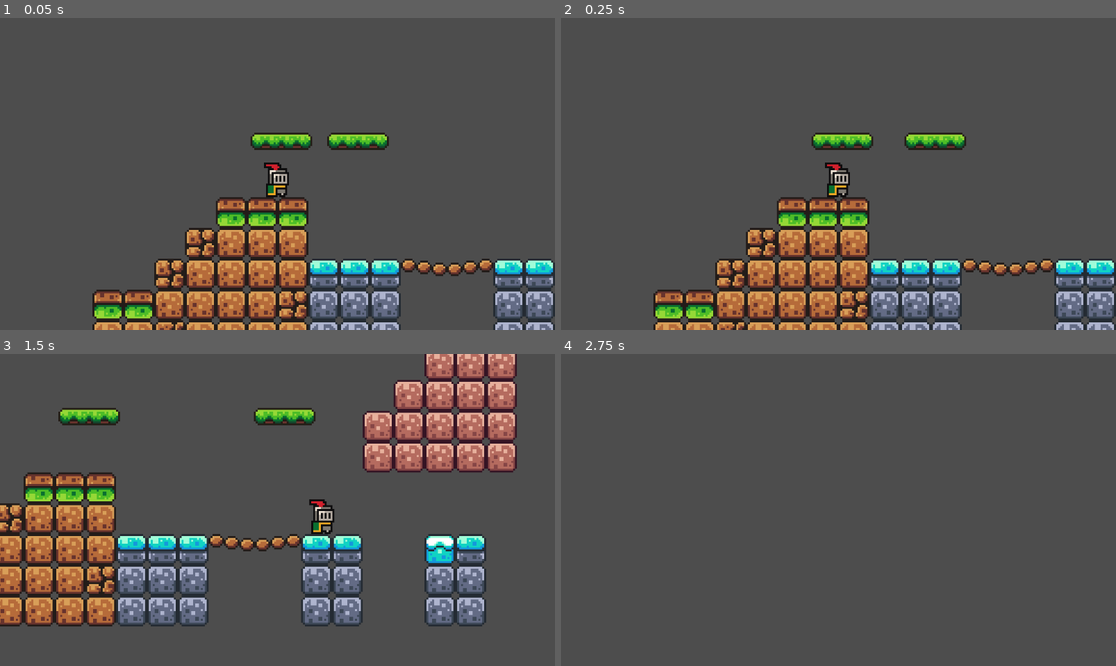
Above: before the commit, frames 1-4 (two rows, left to right).
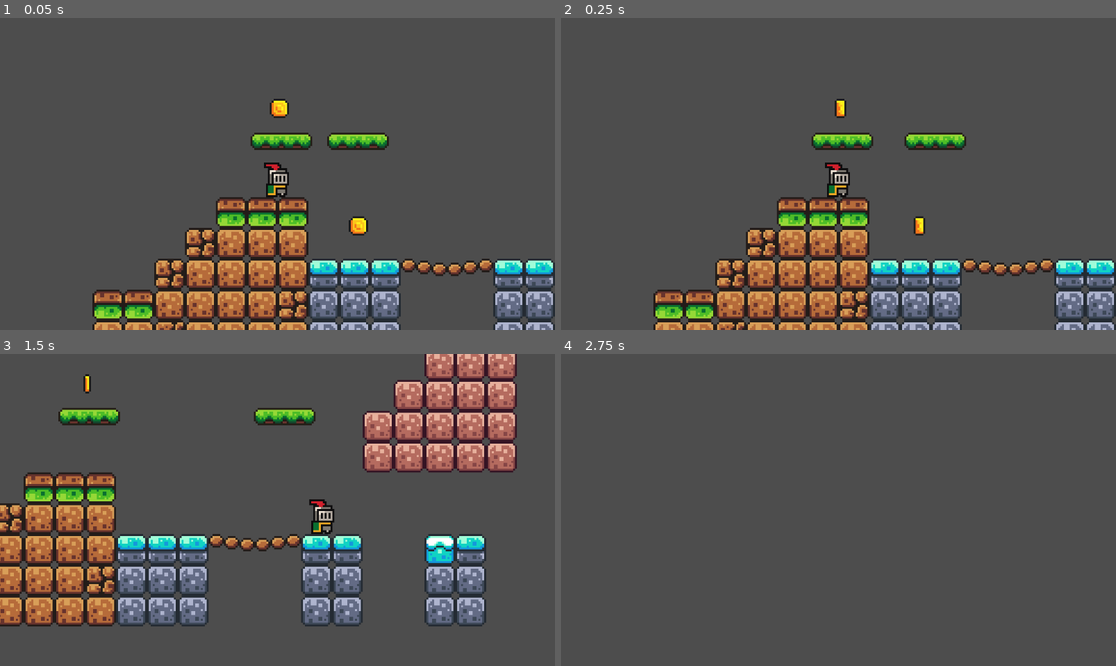
Above: after the commit, the same moments.

Repository: qiekn-games/godot-kickstart
Game: Godot game, scene res://sceens/game.tscn
Same seed, same stepped clock (60 frames per second), same inputs: the game is played once before the commit and once after it.
Inputs:
- Up to frame 1 (0.05 s): no input
- Up to frame 2 (0.25 s): no input
- Up to frame 3 (1.5 s): hold D (move_right) from 0.53 s (still down); tap Space (jump) at 0.77 s
- Up to frame 4 (2.75 s): tap Space (jump) at 1.52 s; release D (move_right) at 2.03 s; hold A (move_left) from 2.03 s (still down)

The runs differ from the first frame. In frame 1, 0.4% of the frame differs, in the area x 48-67%, y 25-70%; in frame 2, 0.2%; in frame 3, less than 0.1%; in frame 4, nothing differs.

Commit message:
ep4: pickup coins

Diff:
--- /dev/null
+++ b/sceens/coin.gd
@@ -0,0 +1,6 @@
+extends Area2D
+
+
+func _on_body_entered(body: Node2D) -> void:
+	print("you got a coin.")
+	queue_free()
--- /dev/null
+++ b/sceens/coin.tscn
@@ -0,0 +1,114 @@
+[gd_scene format=3 uid="uid://ju78xs41jy5n"]
+
+[ext_resource type="Texture2D" uid="uid://ckfjr3ilx6d5i" path="res://assets/sprites/coin.png" id="1_cl1i3"]
+[ext_resource type="Script" uid="uid://bfe2d3hdfipv3" path="res://sceens/coin.gd" id="1_dwhy4"]
+
+[sub_resource type="AtlasTexture" id="AtlasTexture_dwhy4"]
+atlas = ExtResource("1_cl1i3")
+region = Rect2(0, 0, 16, 16)
+
+[sub_resource type="AtlasTexture" id="AtlasTexture_7gqt8"]
+atlas = ExtResource("1_cl1i3")
+region = Rect2(16, 0, 16, 16)
+
+[sub_resource type="AtlasTexture" id="AtlasTexture_ew2wx"]
+atlas = ExtResource("1_cl1i3")
+region = Rect2(32, 0, 16, 16)
+
+[sub_resource type="AtlasTexture" id="AtlasTexture_uw8b2"]
+atlas = ExtResource("1_cl1i3")
+region = Rect2(48, 0, 16, 16)
+
+[sub_resource type="AtlasTexture" id="AtlasTexture_qb106"]
+atlas = ExtResource("1_cl1i3")
+region = Rect2(64, 0, 16, 16)
+
+[sub_resource type="AtlasTexture" id="AtlasTexture_vqq0t"]
+atlas = ExtResource("1_cl1i3")
+region = Rect2(80, 0, 16, 16)
+
+[sub_resource type="AtlasTexture" id="AtlasTexture_uh72k"]
+atlas = ExtResource("1_cl1i3")
+region = Rect2(96, 0, 16, 16)
+
+[sub_resource type="AtlasTexture" id="AtlasTexture_8iet1"]
+atlas = ExtResource("1_cl1i3")
+region = Rect2(112, 0, 16, 16)
+
+[sub_resource type="AtlasTexture" id="AtlasTexture_tk2ub"]
+atlas = ExtResource("1_cl1i3")
+region = Rect2(128, 0, 16, 16)
+
+[sub_resource type="AtlasTexture" id="AtlasTexture_dd5pw"]
+atlas = ExtResource("1_cl1i3")
+region = Rect2(144, 0, 16, 16)
+
+[sub_resource type="AtlasTexture" id="AtlasTexture_eipgr"]
+atlas = ExtResource("1_cl1i3")
+region = Rect2(160, 0, 16, 16)
+
+[sub_resource type="AtlasTexture" id="AtlasTexture_c63gt"]
+atlas = ExtResource("1_cl1i3")
+region = Rect2(176, 0, 16, 16)
+
+[sub_resource type="SpriteFrames" id="SpriteFrames_e7h1u"]
+animations = [{
+"frames": [{
+"duration": 1.0,
+"texture": SubResource("AtlasTexture_dwhy4")
+}, {
+"duration": 1.0,
+"texture": SubResource("AtlasTexture_7gqt8")
+}, {
+"duration": 1.0,
+"texture": SubResource("AtlasTexture_ew2wx")
+}, {
+"duration": 1.0,
+"texture": SubResource("AtlasTexture_uw8b2")
+}, {
+"duration": 1.0,
+"texture": SubResource("AtlasTexture_qb106")
+}, {
+"duration": 1.0,
+"texture": SubResource("AtlasTexture_vqq0t")
+}, {
+"duration": 1.0,
+"texture": SubResource("AtlasTexture_uh72k")
+}, {
+"duration": 1.0,
+"texture": SubResource("AtlasTexture_8iet1")
+}, {
+"duration": 1.0,
+"texture": SubResource("AtlasTexture_tk2ub")
+}, {
+"duration": 1.0,
+"texture": SubResource("AtlasTexture_dd5pw")
+}, {
+"duration": 1.0,
+"texture": SubResource("AtlasTexture_eipgr")
+}, {
+"duration": 1.0,
+"texture": SubResource("AtlasTexture_c63gt")
+}],
+"loop": true,
+"name": &"default",
+"speed": 10.0
+}]
+
+[sub_resource type="CircleShape2D" id="CircleShape2D_rehyn"]
+radius = 5.0
+
+[node name="Coin" type="Area2D" unique_id=453347035]
+collision_mask = 2
+script = ExtResource("1_dwhy4")
+
+[node name="AnimatedSprite2D" type="AnimatedSprite2D" parent="." unique_id=1656587550]
+sprite_frames = SubResource("SpriteFrames_e7h1u")
+autoplay = "default"
+frame = 6
+frame_progress = 0.47542548
+
+[node name="CollisionShape2D" type="CollisionShape2D" parent="." unique_id=1152646505]
+shape = SubResource("CircleShape2D_rehyn")
+
+[connection signal="body_entered" from="." to="." method="_on_body_entered"]
--- a/sceens/game.tscn
+++ b/sceens/game.tscn
@@ -3,6 +3,7 @@
 [ext_resource type="PackedScene" uid="uid://0mteoneygql4" path="res://sceens/player.tscn" id="1_cpa4m"]
 [ext_resource type="Texture2D" uid="uid://dg2jmvd73jsl5" path="res://assets/sprites/world_tileset.png" id="2_cpsiv"]
 [ext_resource type="PackedScene" uid="uid://ps0pwy8mdxha" path="res://sceens/platform.tscn" id="3_y0r4i"]
+[ext_resource type="PackedScene" uid="uid://ju78xs41jy5n" path="res://sceens/coin.tscn" id="4_lch8r"]
 
 [sub_resource type="TileSetAtlasSource" id="TileSetAtlasSource_y0r4i"]
 texture = ExtResource("2_cpsiv")
@@ -229,3 +230,15 @@
 [node name="AnimationPlayer" type="AnimationPlayer" parent="Platform2" unique_id=1422104214]
 libraries/ = SubResource("AnimationLibrary_k0xja")
 autoplay = &"move"
+
+[node name="Coin" parent="." unique_id=453347035 instance=ExtResource("4_lch8r")]
+position = Vector2(42, 15)
+
+[node name="Coin2" parent="." unique_id=2090567140 instance=ExtResource("4_lch8r")]
+position = Vector2(1, -46)
+
+[node name="Coin3" parent="." unique_id=850111411 instance=ExtResource("4_lch8r")]
+position = Vector2(216, -90)
+
+[node name="Coin4" parent="." unique_id=1365564973 instance=ExtResource("4_lch8r")]
+position = Vector2(472, -25)
--- a/sceens/player.tscn
+++ b/sceens/player.tscn
@@ -43,6 +43,7 @@
 radius = 5.0
 
 [node name="Player" type="CharacterBody2D" unique_id=1386187534]
+collision_layer = 2
 script = ExtResource("1_786ye")
 
 [node name="AnimatedSprite2D" type="AnimatedSprite2D" parent="." unique_id=1197646870]
Not shown, added: sceens/coin.gd.uid
